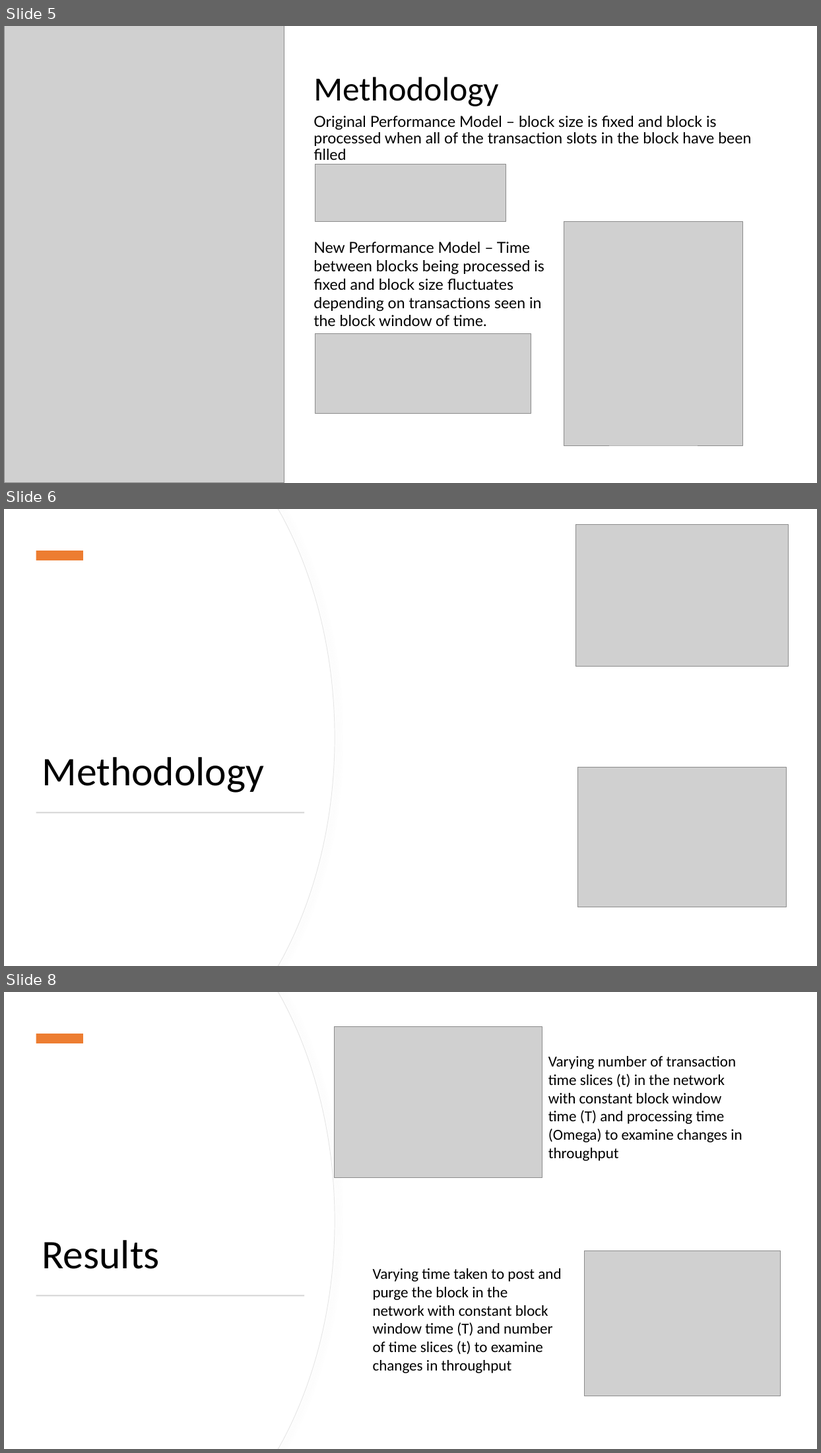
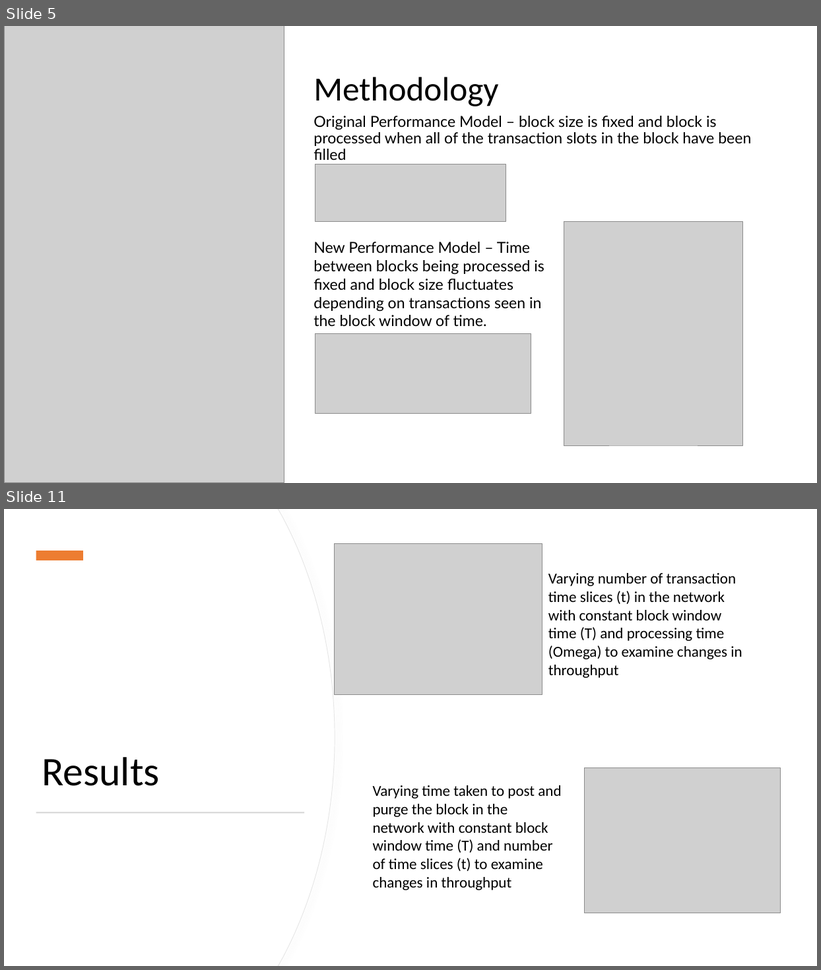
Before and after one commit to andrewqsmith/Block-Size-Optimization-for-VBASBS-Queueing-Model-for-Blockchain, a slide deck: Group Presentation.pptx. Shown one above the other, each under a label of ours: slides 5, 6 and 8 before the commit, slides 5 and 11 after it; the slides between them are not shown. The pictures are 821x1453 and 821x970 pixels, drawn with LibreOffice and Linux fonts; fonts in the diff are those of the drawing; grey boxes stand for pictures. Boxes give left, top, right and bottom in pixels: in the first picture for what was removed or moved away, otherwise in the second. Text is boxed around its words. In the diff, an @@ line names an element or a change of style, - is before the commit and + after.

```diff
--- a/Group Presentation.pptx
+++ b/Group Presentation.pptx
@@ slide 6 removed at (4, 509, 817, 966), background #FFFFFF @@
@@ freeform shape removed at (4, 509, 335, 966) @@
@@ freeform shape removed at (4, 509, 334, 966) @@
@@ picture removed at (576, 525, 789, 666) @@
@@ rectangle removed at (36, 551, 83, 560) @@
@@ title removed at (42, 757, 264, 793) @@
-Methodology
@@ picture removed at (578, 767, 787, 908) @@
@@ rectangle removed at (36, 812, 305, 813) @@
@@ what was slide 8 is now slide 11 @@
```
Also in this commit, not shown: 1 slide changed, 4 slides added.
